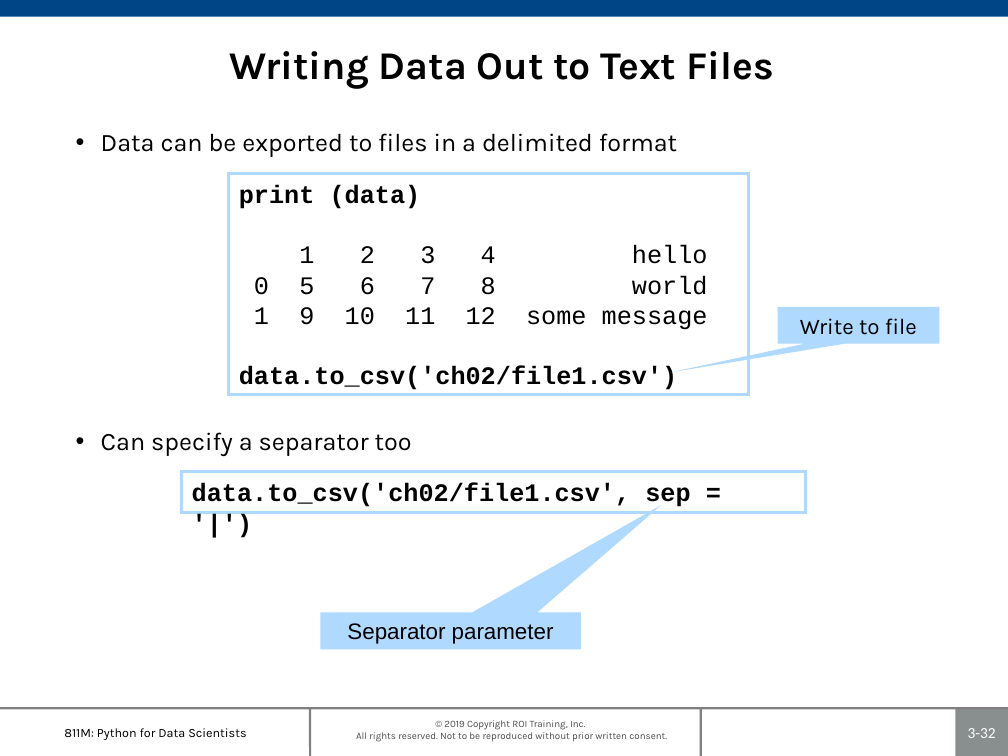
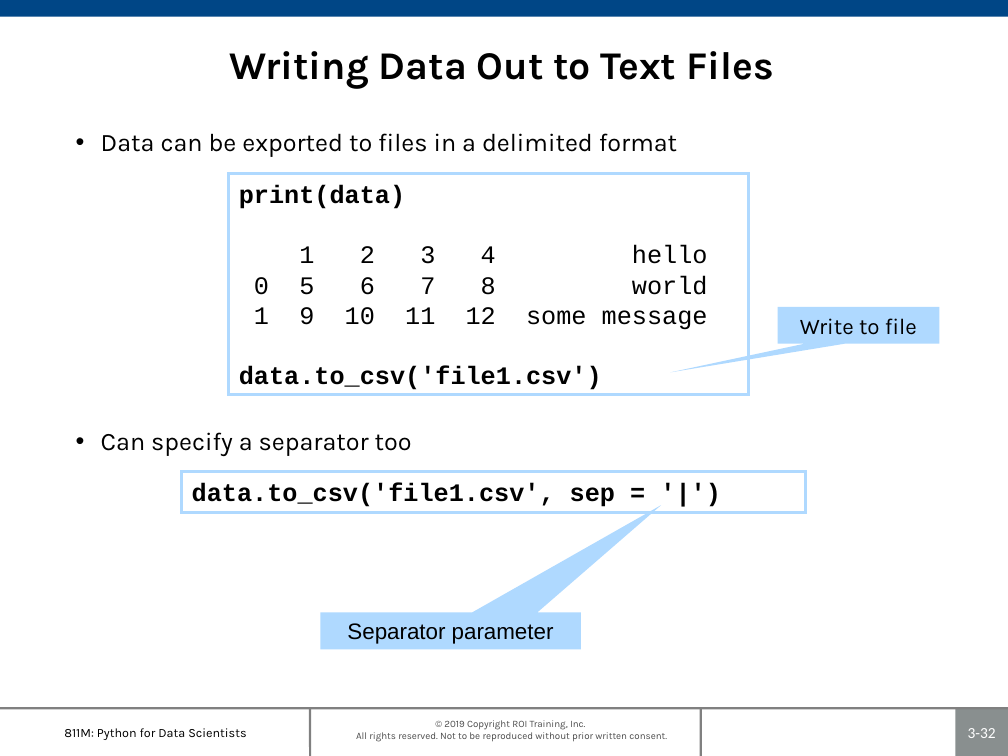
Before and after one commit to roitraining/PythonProgram, a slide deck: slide 32 of Day3-Pandas/Ch03_Pandas.pptx. Drawn at 1008x756 pixels with LibreOffice and Linux fonts; fonts in the diff are those of the drawing; background and template pictures are left out. Boxes give left, top, right and bottom in pixels: in the first picture for what was removed or moved away, otherwise in the second. Text is boxed around its words. In the diff, an @@ line names an element or a change of style, - is before the commit and + after.

```diff
--- a/Day3-Pandas/Ch03_Pandas.pptx
+++ b/Day3-Pandas/Ch03_Pandas.pptx
@@ text in rectangle at bbox=[239, 184, 405, 209]: spaces changed @@
-print (data)
+print(data)
@@ text in rectangle at bbox=[239, 366, 602, 390]: text changed @@
-data.to_csv('ch02/file1.csv')
+data.to_csv('file1.csv')
@@ text in rectangle at bbox=[192, 483, 615, 507]: text changed @@
-data.to_csv('ch02/file1.csv', sep = '|')
+data.to_csv('file1.csv', sep = '|')
```
Also in this commit, not shown: 26 other slides changed, 2 other files.
